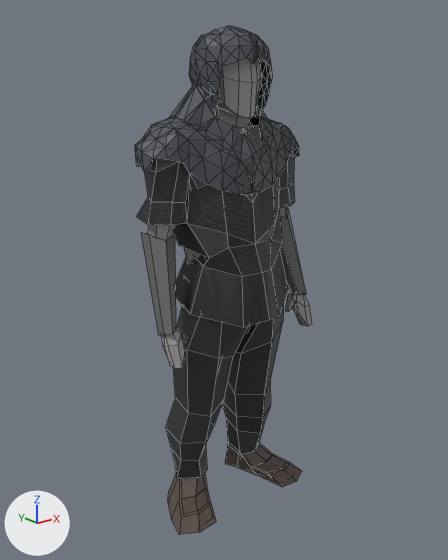
The Blender file blender/playermodel/playermodeljointed.blend: old version first, new version second.
The view is the same before and after, from a camera (50 mm lens) standing at (-3.82, -4.76, 2.98) and looking at (-0.06, -0.06, 1.1). Lighting does not change. The marker at lower left points along +X, +Y and +Z. The picture after the commit comes second. Mesh edges are drawn as thin lines.

The first picture shows 'skirt thingy'.
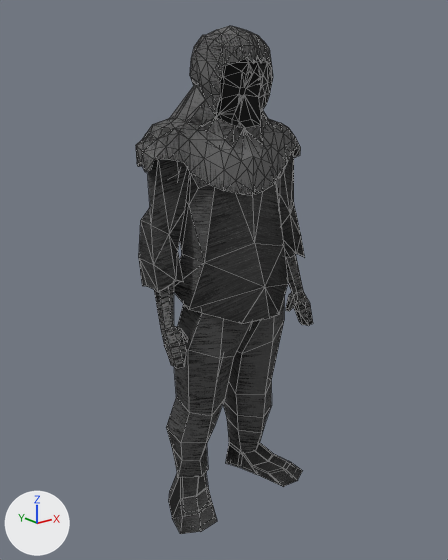
Diff of the bpy script that builds the scene:
```diff
--- a/blender/playermodel/playermodeljointed.blend.py
+++ b/blender/playermodel/playermodeljointed.blend.py
@@ mat_skirt @@
 mat_skirt = bpy.data.materials.new('Skirt')
-# nodes: BsdfPrincipled, HueSaturation, Mapping, OutputMaterial, TexCoord, TexImage
-# uses the picture img_fabric_png
+# nodes: BsdfPrincipled, NormalMap, OutputMaterial, TexImage x2
+# uses the picture img_skirt__diffuse
+# uses the picture img_skirt__normal
@@ mat_pants @@
 mat_pants = bpy.data.materials.new('Pants')
-# nodes: BsdfPrincipled, HueSaturation, Mapping, OutputMaterial, TexCoord, TexImage
-# uses the picture img_denim_png
+# nodes: BsdfPrincipled, NormalMap, OutputMaterial, TexImage x2
+# uses the picture img_pants__diffuse
+# uses the picture img_pants__normal
@@ mat_hood @@
 mat_hood = bpy.data.materials.new('Hood')
-# nodes: BsdfPrincipled, HueSaturation, Mapping, OutputMaterial, TexCoord, TexImage
-# uses the picture img_fleece_png
+# nodes: BsdfPrincipled, NormalMap, OutputMaterial, TexImage x2
+# uses the picture img_hood__diffuse
+# uses the picture img_hood__normal
@@ mat_skin @@
 n1 = _N.new('ShaderNodeBsdfPrincipled'); n1.name = 'Principled BSDF'
 n1.subsurface_method = 'BURLEY'
-n1.inputs[0].default_value = (0.365, 0.349, 0.342, 1.0)  # 'Base Color', grey #a39f9e
 n1.inputs[2].default_value = 1.0  # 'Roughness'
 n1.inputs[13].default_value = 0.0  # 'Specular IOR Level'
+n2 = _N.new('ShaderNodeTexImage'); n2.name = 'Image Texture'
+n2.image = img_skin__diffuse
+n2.interpolation = 'Closest'
+n3 = _N.new('ShaderNodeTexImage'); n3.name = 'Image Texture.001'
+n3.image = img_skin__normal
+n3.interpolation = 'Closest'
+n4 = _N.new('ShaderNodeNormalMap'); n4.name = 'Normal Map'
+n4.inputs[0].default_value = 0.3  # 'Strength'
 _L.new(n1.outputs[0], n0.inputs[0])  # 'BSDF' to 'Surface'
+_L.new(n2.outputs[0], n1.inputs[0])  # 'Color' to 'Base Color'
+_L.new(n3.outputs[0], n4.inputs[1])  # 'Color' to 'Color'
+_L.new(n4.outputs[0], n1.inputs[5])  # 'Normal' to 'Normal'
@@ mat_void @@
+mat_void = bpy.data.materials.new('Void')
+# uses the picture img_void__diffuse
+# uses the picture img_void__normal
@@ me_cube_001 @@
-me_cube_001.from_pydata(...)  # 917 vertices, 1124 faces, 8 loose edges; spans x -0.94..0.93, y -0.68..0.39, z -2.74..2.15
+me_cube_001.from_pydata(...)  # 968 vertices, 1326 faces, 8 loose edges; spans x -0.98..0.98, y -0.66..0.37, z -2.74..2.15
+# me_cube_001 part 1: a new loose piece of 125 vertices spanning x -0.6..0.57, y -0.34..0.21, z 0.8..1.97, in mat_void
+# me_cube_001 part 2
+# 170 vertices are removed from x -0.94..0.92, y -0.68..0.39, z -0.59..2.15
+# 216 faces are deleted
+# 4 vertices move from x 0.21..0.4, y -0.27..-0.19, z 1.16..1.36 to x 0.21..0.39, y -0.27..-0.19, z 1.2..1.39
+# 96 vertices are added at x -0.98..0.98, y -0.66..0.37, z -0.54..2.15
+# 141 new faces join them, mat_skirt
+# 1 new face joins them, mat_void
+# 67 new faces join them, mat_hood
+# me_cube_001 part 3: 38 faces spanning x -0.89..0.87, y -0.47..0.3, z -2.74..-2.35 switch from mat_shoes to mat_skirt
 me_cube_001.materials.append(mat_pants)
@@ me_cube_001 @@
 me_cube_001.materials.append(mat_skin)
-me_cube_001.materials.append(mat_brace)
+me_cube_001.materials.append(mat_void)
@@ ob_skirt_thingy @@
 ob_skirt_thingy = bpy.data.objects.new('skirt thingy', me_cube_001)
-ob_skirt_thingy.location = (0.0, 0.0, 1.35)
+ob_skirt_thingy.location = (0.01, 0.0, 1.35)
```

Pixel boxes (x1, y1, x2, y2) of what changed, in the pictures (448 x 560 px; the box of a moved part takes in the faces that stretch with it):
'skirt thingy', surface changed, reshaped, moved: before (135, 26, 312, 535); after (136, 26, 313, 534)
part 1 of me_cube_001, added: after (216, 58, 262, 128)
part 2 of me_cube_001, moved or reshaped: before (137, 26, 306, 335); after (139, 26, 305, 324)
part 3 of me_cube_001, recoloured: (169, 443, 302, 534) in both
